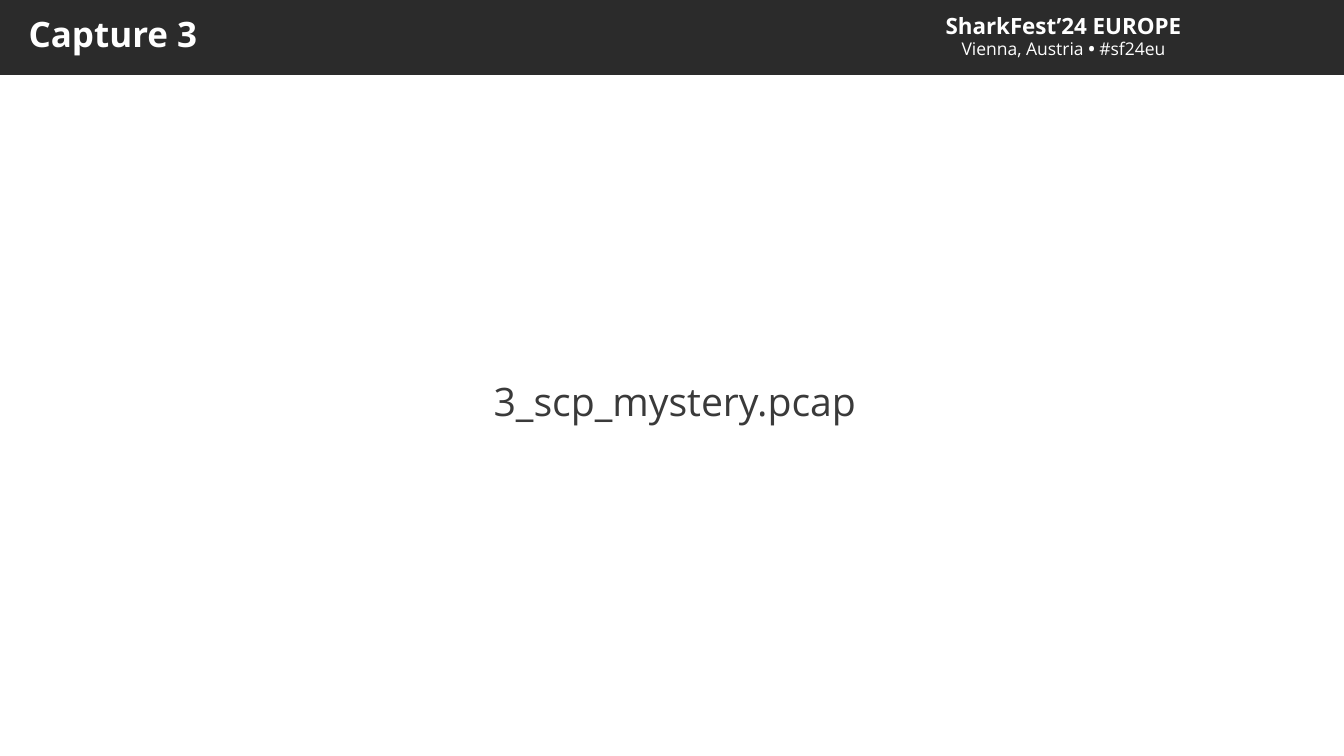
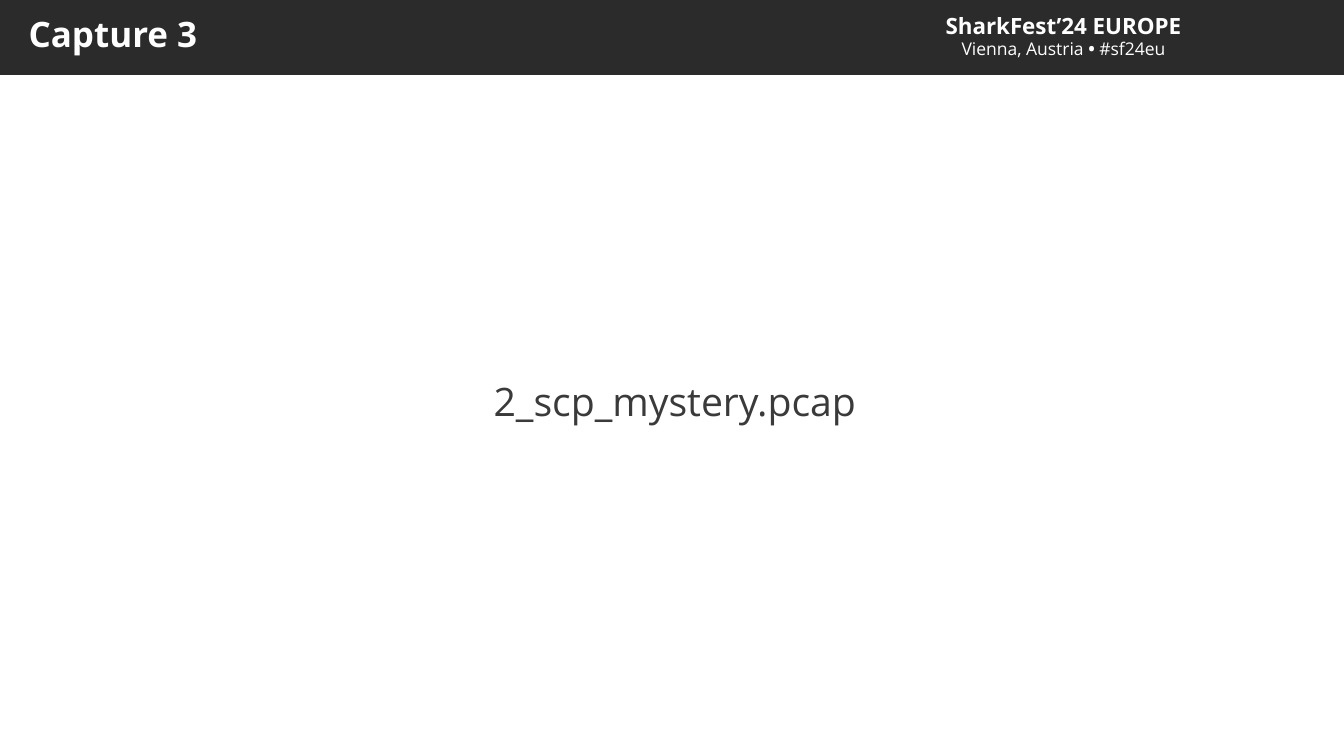
Before and after one commit to je-clark/sf24_eu_server_optimization, a slide deck: slide 17 of PacketGuidedOptimization_Sharkfest2024_EU_JClark.pptx (slide 18 before the commit). Drawn at 1344x756 pixels with LibreOffice and Linux fonts; fonts in the diff are those of the drawing; background and template pictures are left out; a plain dark background stands for a picture behind light text. Boxes give left, top, right and bottom in pixels: in the first picture for what was removed or moved away, otherwise in the second. Text is boxed around its words. In the diff, an @@ line names an element or a change of style, - is before the commit and + after.

Commit message:
updated bbr explanation, removed tcp reno, and swapped in better initcwnd capture

```diff
--- a/PacketGuidedOptimization_Sharkfest2024_EU_JClark.pptx
+++ b/PacketGuidedOptimization_Sharkfest2024_EU_JClark.pptx
@@ text at [494,387,856,426]: text changed @@
-3_scp_mystery.pcap
+2_scp_mystery.pcap
```
Also in this commit, not shown: 4 other slides changed, 1 slide added, 2 slides removed, 10 other files.
